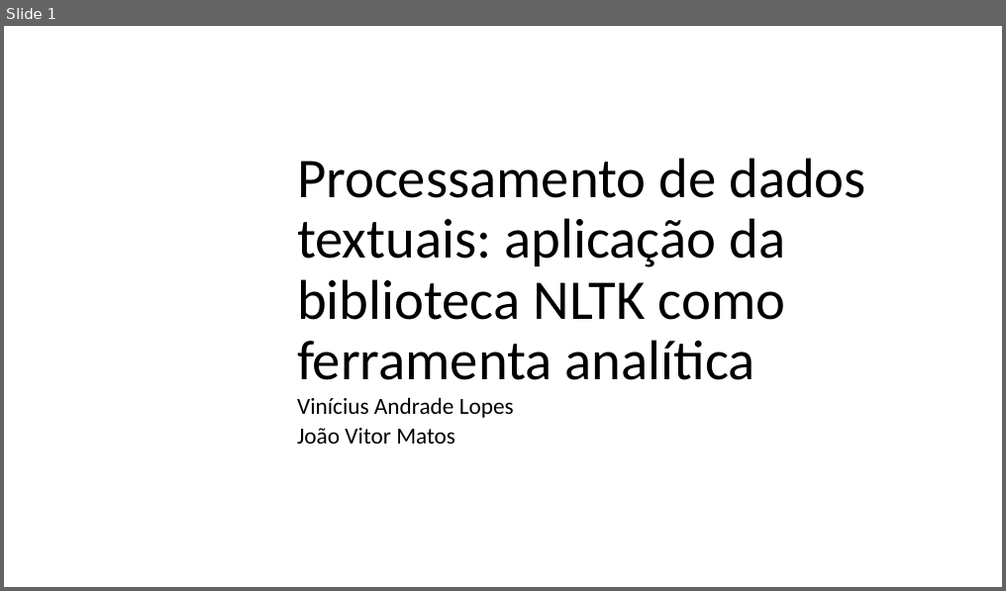
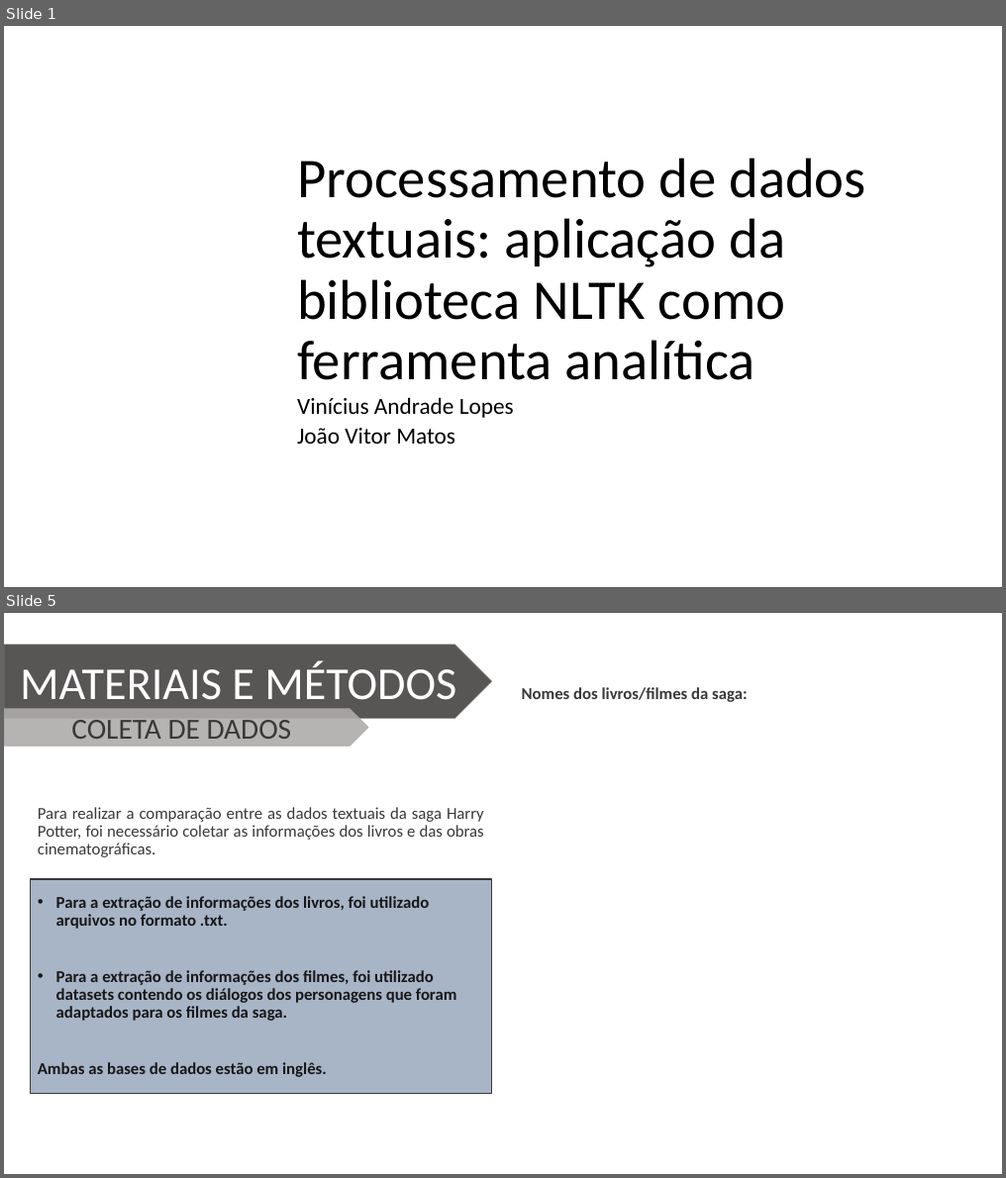
Before and after one commit to Wiryco/Natural-Language-Analysis-And-Processing, a slide deck: Apresentação TCC - Vinícius Andrade Lopes.pptx. Shown one above the other, each under a label of ours: slide 1 before the commit, slides 1 and 5 after it; the slides between them are not shown. The pictures are 1006x591 and 1006x1178 pixels, drawn with LibreOffice and Linux fonts; fonts in the diff are those of the drawing; background and template pictures are left out. Boxes give left, top, right and bottom in pixels: in the first picture for what was removed or moved away, otherwise in the second. Text is boxed around its words. In the diff, an @@ line names an element or a change of style, - is before the commit and + after.

```diff
--- a/Apresentação TCC - Vinícius Andrade Lopes.pptx
+++ b/Apresentação TCC - Vinícius Andrade Lopes.pptx
@@ slide 5 added at (4,613,1002,1174), background picture (left out) @@
@@ pentagon arrow added at (4,645,492,719), fill #3B3838 at 85% opacity, outline #A5A5A5 0.5 pt, 44 pt, text #FFFFFF @@
+MATERIAIS E MÉTODOS
@@ text added at (522,687,746,702), 16 pt, text #3B3838, bold @@
+Nomes dos livros/filmes da saga:
@@ pentagon arrow added at (4,709,368,747), fill #AFABAB at 90% opacity, outline #A5A5A5 0.5 pt, 28 pt, text #3B3838 @@
+COLETA DE DADOS
@@ text added at (38,807,484,858), 16 pt, text #3B3838 @@
+Para realizar a comparação entre as dados textuais da saga Harry Potter, foi necessário coletar as informações dos livros e das obras cinematográficas.
@@ rectangle added at (30,879,492,1093), fill #8497B0 at 70% opacity, outline #3B3838 1 pt, 16 pt, text #181717, bold @@
+• Para a extração de informações dos livros, foi utilizado arquivos no formato .txt.
+• Para a extração de informações dos filmes, foi utilizado datasets contendo os diálogos dos personagens que foram adaptados para os filmes da saga.
+Ambas as bases de dados estão em inglês.
```
Also in this commit, not shown: 2 slides changed, 2 other slides added.
